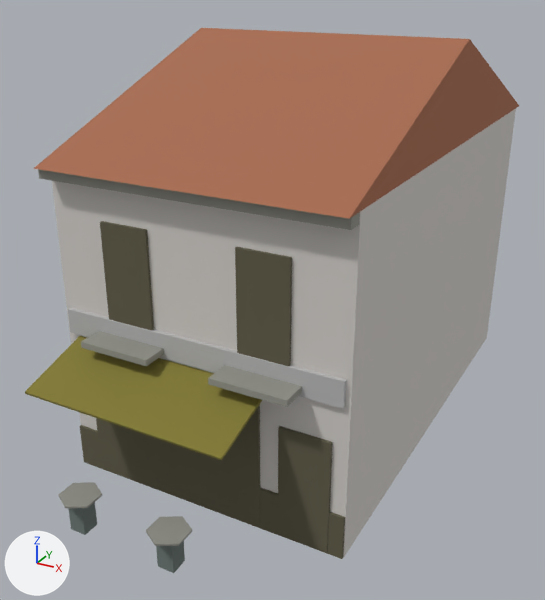
What one commit did to the FBX model entregas/teo-modelado/pueblo-valenciano/BajoComercial/SM_BajoComercial_v0_Bar_LOD1.fbx.
Before and after are seen from a 50 mm lens placed at (6.95, -14.01, 9.6), pointed at (-0.33, -0.78, 2.99). Lighting does not change. The marker at lower left points along +X, +Y and +Z. The first picture is the older version. Where no turn or scale is listed for an object, it has been applied to the vertices.

The first picture shows 'SM_pueblo_valenciano_v5_LOD1'.
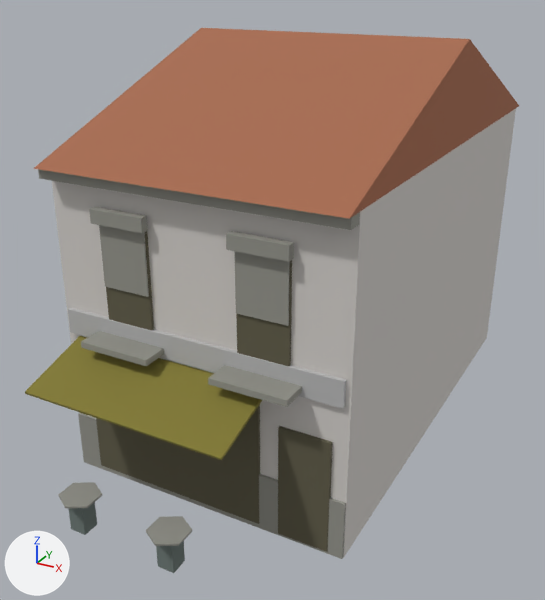
The change, as a list of edits to the scene's bpy script:
```text
Change me_sm_pueblo_valenciano_v5_lod1_001:
    used by ob_sm_pueblo_valenciano_v5_lod1; location = (0.0, 0.0, 0.0)
    verts and faces of me_sm_pueblo_valenciano_v5_lod1_001; kept vertices keep their numbers, new ones are numbered from 150
    before: 9 (-2.99, -4.25, 0.9) at pixel (79, 426), 11 (-2.99, -4.19, 0.9) at pixel (81, 424), 13 (2.99, -4.25, 0.9) at pixel (344, 518), 15 (2.99, -4.19, 0.9) at pixel (345, 516)
    remove me_sm_pueblo_valenciano_v5_lod1_001.from_pydata(...)  # 150 vertices, 123 faces; spans x -3.0..3.0, y -6.2..6.2, z 0.0..8.4
    add me_sm_pueblo_valenciano_v5_lod1_001.from_pydata(...)  # 182 vertices, 147 faces; spans x -3.0..3.0, y -6.2..6.2, z 0.0..8.4
    me_sm_pueblo_valenciano_v5_lod1_001 part 1: a new loose piece, a box spanning x -1.96..-0.84, y -4.42..-4.26, z 5.51..5.77, in mat_mat_paleta32 (picture img_t_paleta32_png)
    me_sm_pueblo_valenciano_v5_lod1_001 part 2: a new loose piece, a box spanning x -1.89..-0.91, y -4.295..-4.265, z 4.276..5.5, in mat_mat_paleta32 (picture img_t_paleta32_png)
    me_sm_pueblo_valenciano_v5_lod1_001 part 3: a new loose piece, a box spanning x 0.84..1.96, y -4.42..-4.26, z 5.51..5.77, in mat_mat_paleta32 (picture img_t_paleta32_png)
    me_sm_pueblo_valenciano_v5_lod1_001 part 4: a new loose piece, a box spanning x 0.91..1.89, y -4.295..-4.265, z 4.356..5.5, in mat_mat_paleta32 (picture img_t_paleta32_png)
    me_sm_pueblo_valenciano_v5_lod1_001 part 5
    add for i in [9, 11, 13, 15]: verts[i] += (0.0, 0.0, 0.3)
```

What differs and where, as boxes (x1, y1, x2, y2) in the pictures (545 x 600 px; the box of a moved part takes in the faces that stretch with it):
part 1 of me_sm_pueblo_valenciano_v5_lod1_001, added
    after: (89, 207, 148, 233)
part 2 of me_sm_pueblo_valenciano_v5_lod1_001, added
    after: (99, 225, 149, 297)
part 3 of me_sm_pueblo_valenciano_v5_lod1_001, added
    after: (226, 231, 294, 262)
part 4 of me_sm_pueblo_valenciano_v5_lod1_001, added
    after: (234, 251, 290, 326)
part 5 of me_sm_pueblo_valenciano_v5_lod1_001, moved or reshaped
    before: (80, 425, 345, 559)
    after: (78, 413, 346, 559)
